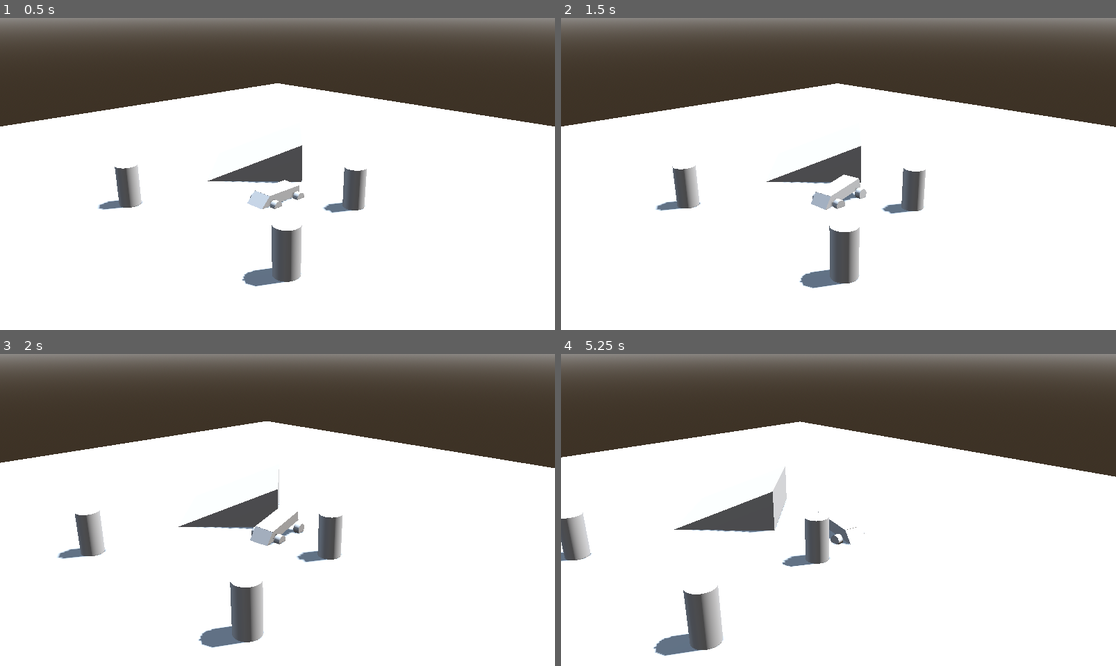
Above: before the commit, frames 1-4 (two rows, left to right).
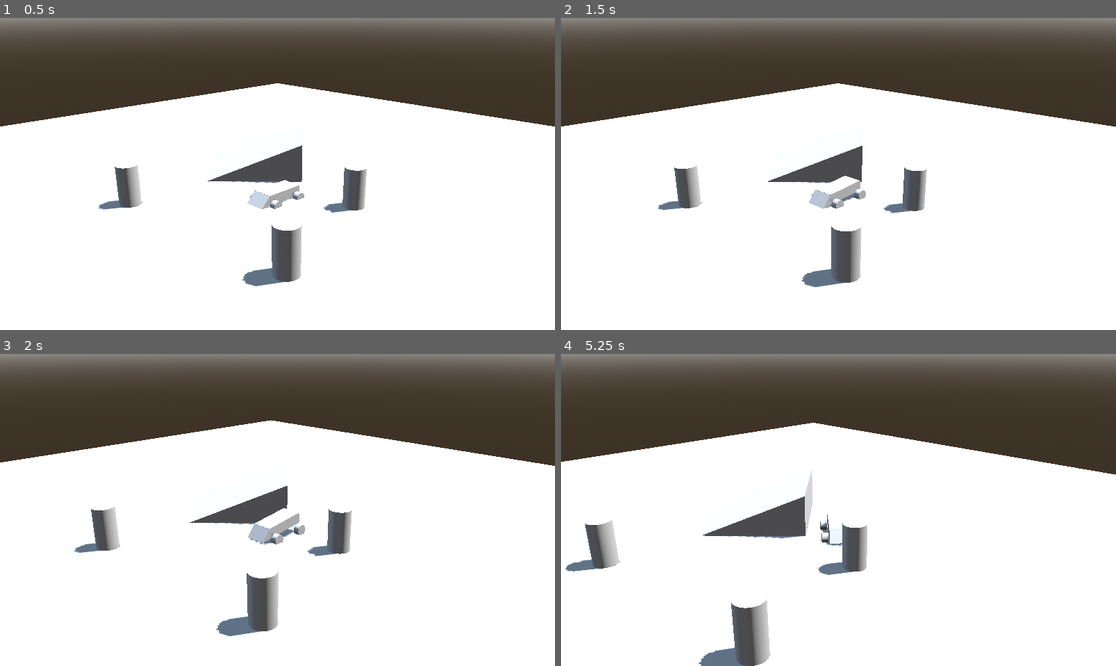
Above: after the commit, the same moments.

Repository: timo-eberl/bugdriver3d
Game: Godot game, scene res://Scenes/main.tscn
The game is run twice, just before and just after one commit, with the same random seed, the same clock (stepped at 60 frames per second) and the same inputs.
Inputs:
- Up to frame 1 (0.5 s): no input
- Up to frame 2 (1.5 s): hold D (turn_right) 0.53-1.28 s; hold S (reverse) from 1.28 s (still down)
- Up to frame 3 (2 s): keep holding S (reverse)
- Up to frame 4 (5.25 s): release S (reverse) at 2.03 s; hold D (turn_right) 2.03-2.78 s; hold W (accelerate) 2.78-3.53 s; hold A (turn_left) 3.53-5.03 s; hold S (reverse) from 5.03 s (still down)

Frame 1 is identical in both runs. In frame 2, 0.7% of the frame differs, in the area x 1-100%, y 20-87%; in frame 3, 4.7%; in frame 4, 8.9%, in the area x 0-100%, y 21-100%.

Commit message:
tweak vehicle

Diff:
--- a/Scenes/bus.tscn
+++ b/Scenes/bus.tscn
@@ -22,6 +22,7 @@
 
 [node name="Body" type="VehicleBody3D" parent="."]
 transform = Transform3D(1, 0, 0, 0, 1, 0, 0, 0, 1, 0, 0.5, 0)
+mass = 80.0
 script = ExtResource("1_43mbl")
 engine_force_value = 80.0
 
--- a/Scripts/bus.gd
+++ b/Scripts/bus.gd
@@ -1,6 +1,6 @@
 extends VehicleBody3D
 
-const STEER_SPEED = 1.5
+const STEER_SPEED = 10
 const STEER_LIMIT = 0.4
 const BRAKE_STRENGTH = 2.0
 
@@ -11,8 +11,6 @@
 
 
 func _physics_process(delta: float) -> void:
-	var fwd_mps := (linear_velocity * transform.basis).x
-
 	_steer_target = Input.get_axis("turn_right", "turn_left")
 	_steer_target *= STEER_LIMIT
 
